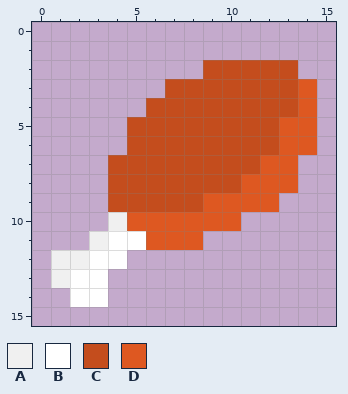
One commit to this pixel-art sprite: src/main/resources/images/icons/meat.png. The picture above was drawn from the file before the commit.
The file is 160x160 pixels, drawn in blocks of 10x10; one block is one cell here. Colours within 5 levels of each other are drawn and written as one.
Palette (. is transparent): A #f0f0f0  B #ffffff  C #c44d1d  D #de5821
Pixels before, first column x 1:
 2 ........CCCCC.
 3 ......CCCCCCCD
 4 .....CCCCCCCCD
 5 ....CCCCCCCCDD
 6 ....CCCCCCCCDD
 7 ...CCCCCCCCDD.
 8 ...CCCCCCCDDD.
 9 ...CCCCCDDDD..
10 ...ADDDDDD....
11 ..ABBDDD......
12 AABB..........
13 ABB...........
14 .BB...........
After the commit:
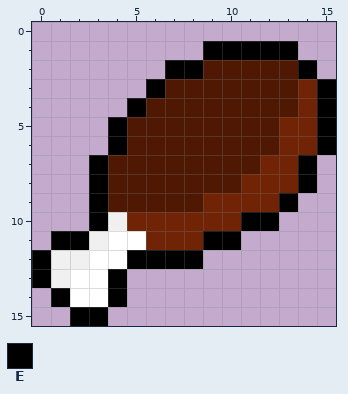
Colours new in this view: E #000000
From old to new:
Colour C changes from #c44d1d to #4e1802.
Colour D changes from #de5821 to #702405.
Colour E now appears in row 1 at x 9 to 13; in row 2 at x 7 to 8 and 14; in row 3 at x 6 and 15; in row 4 at x 5 and 15; in rows 5 to 6 at x 4 and 15; in rows 7 to 8 at x 3 and 14.
Colour E now appears in row 9 at x 3 and 13; in row 10 at x 3 and 11 to 12; in row 11 at x 1 to 2 and 9 to 10; in row 12 at x 0 and 5 to 8; in row 13 at x 0 and 4; in row 14 at x 1 and 4.
Colour E now appears in row 15 at x 2 to 3.
